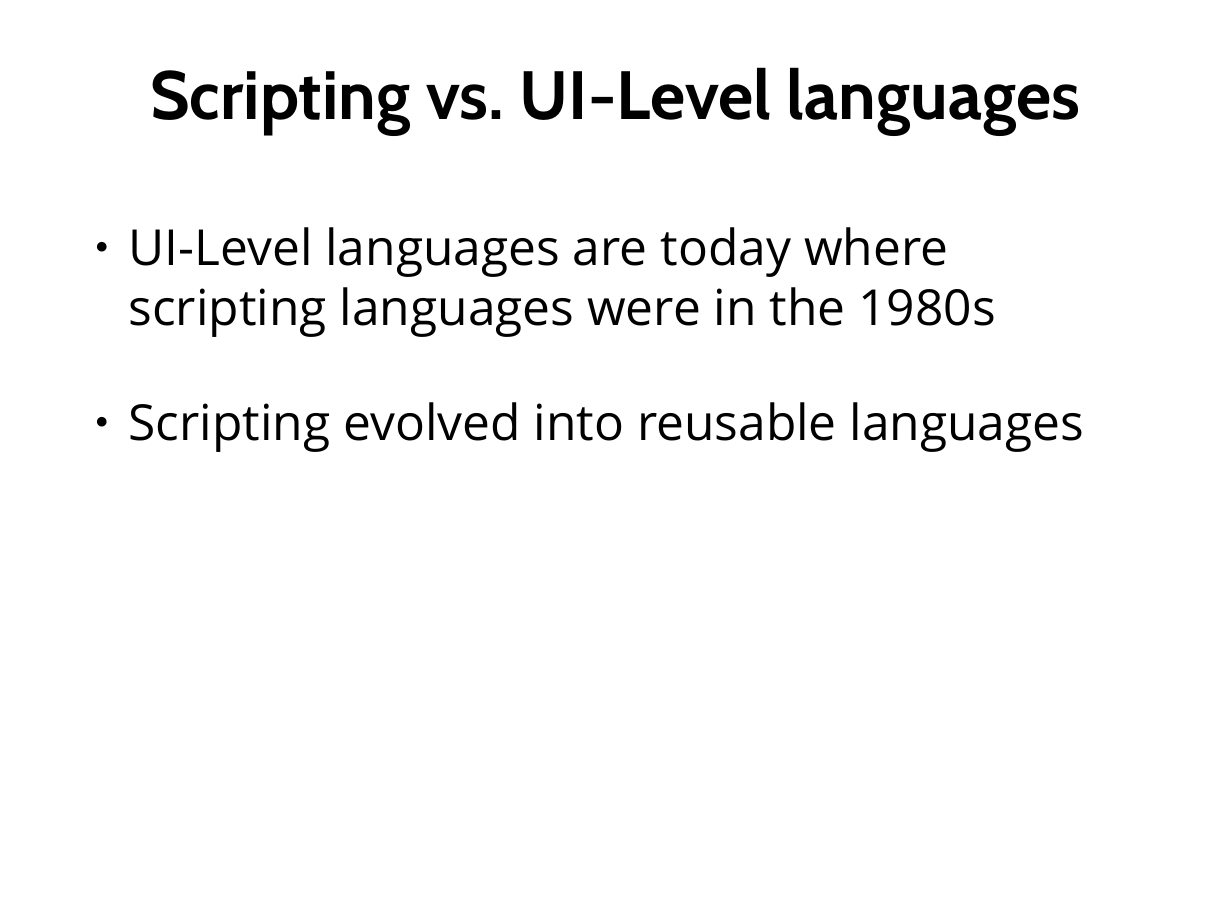
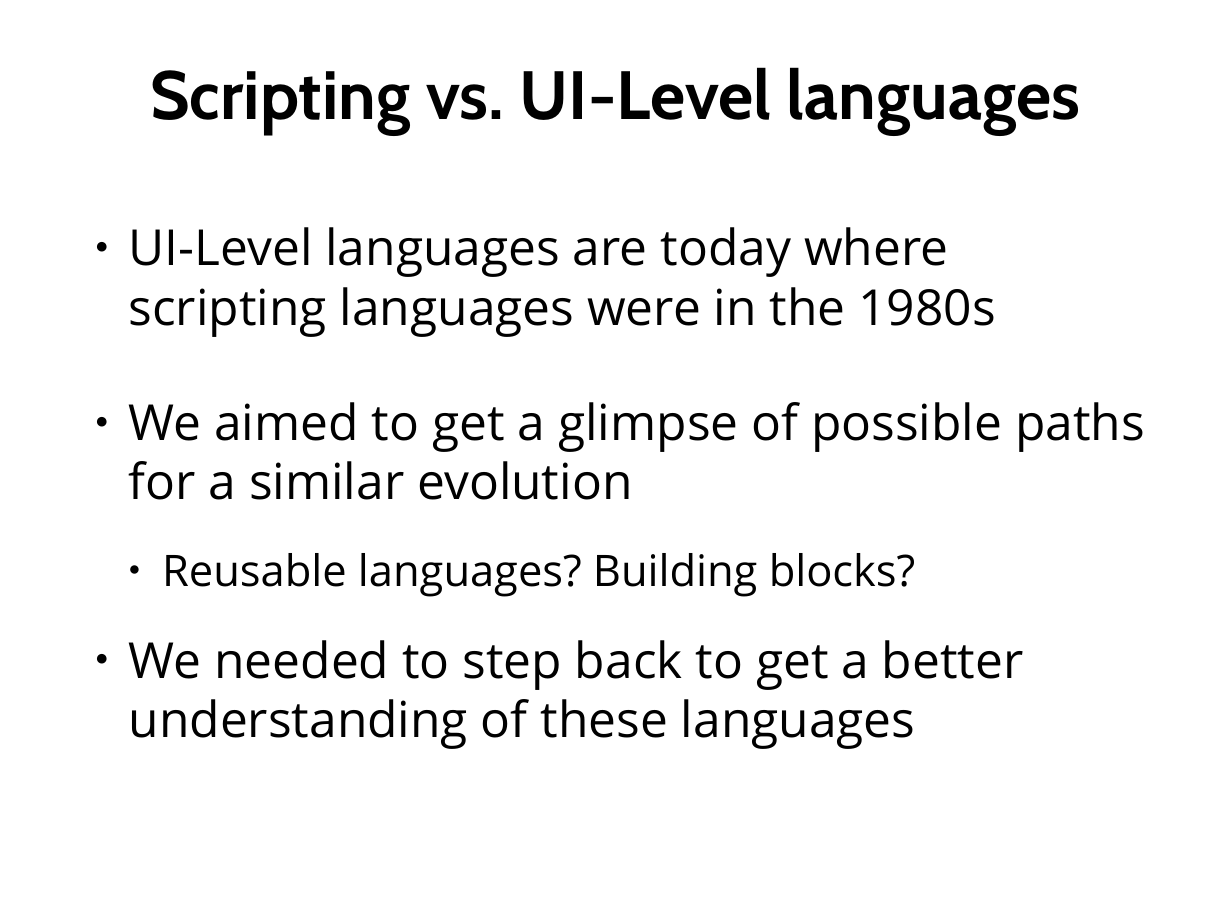
Before and after one commit to hishamhm/thesis, a slide deck: slide 83 of presentation/presentation_lo4_tweak.odp (slide 81 before the commit). Drawn at 1232x924 pixels with LibreOffice and Linux fonts; fonts in the diff are those of the drawing. Boxes give left, top, right and bottom in pixels: in the first picture for what was removed or moved away, otherwise in the second. Text is boxed around its words. In the diff, an @@ line names an element or a change of style, - is before the commit and + after.

```diff
--- a/presentation/presentation_lo4_tweak.odp
+++ b/presentation/presentation_lo4_tweak.odp
@@ text at bbox=[129, 402, 1145, 749]: text changed @@
-● Scripting evolved into reusable languages
+● We aimed to get a glimpse of possible paths for a similar evolution
+  ● Reusable languages? Building blocks?
+● We needed to step back to get a better understanding of these languages
```
Also in this commit, not shown: 3 other slides changed, 1 slide added, 3 slides removed, 3 other files.
